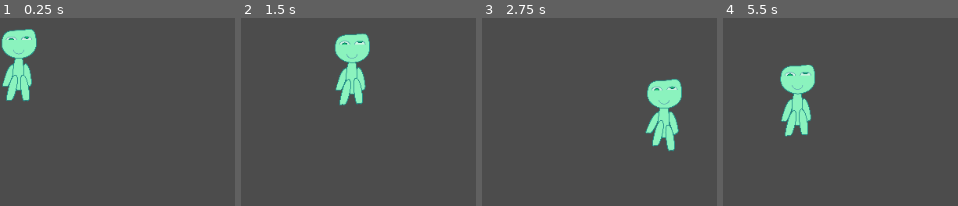
Above: before the commit, frames 1-4 (left to right).
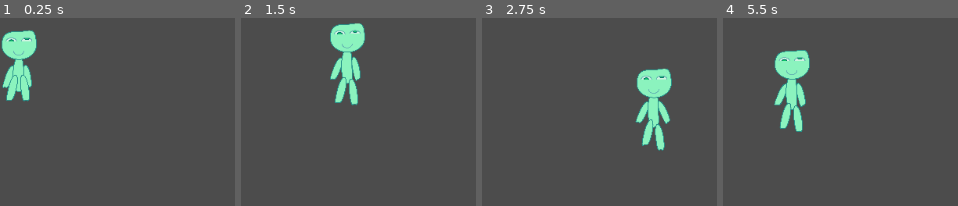
Above: after the commit, the same moments.

Repository: AGarciaNY/impossible_five_game_jam2023
Game: Godot game, scene res://SkeletonPlayer.tscn
The game is run twice, just before and just after one commit, with the same random seed, the same clock (stepped at 60 frames per second) and the same inputs. This scene is started directly instead of the project's main scene.
Inputs:
- Up to frame 1 (0.25 s): no input
- Up to frame 2 (1.5 s): tap Enter at 0.5 s; hold Right (ui_right) 0.53-1.28 s; hold Shift (ui_sprint) 0.53-1.28 s; tap Ctrl (ui_crouch, bound only after the commit) at 0.8, 1.35 s; hold Down (ui_down) from 1.28 s (still down)
- Up to frame 3 (2.75 s): tap Shift (ui_sprint) at 1.55 s; release Down (ui_down) at 2.03 s; hold Right (ui_right) from 2.03 s (still down); hold Shift (ui_sprint) from 2.03 s (still down); tap Ctrl (ui_crouch, bound only after the commit) at 2.3 s
- Up to frame 4 (5.5 s): release Right (ui_right) at 2.78 s; release Shift (ui_sprint) at 2.78 s; hold Up (ui_up) 2.78-3.53 s; tap Ctrl (ui_crouch, bound only after the commit) at 2.85, 3.8, 4.35, 5.3 s; tap Shift (ui_sprint) at 3.05, 4.55 s; hold Shift (ui_sprint) 3.53-4.28 s; hold Left (ui_left) 3.53-5.03 s; hold Down (ui_down) from 5.03 s (still down); hold Shift (ui_sprint) from 5.03 s (still down)

The runs differ from the first frame. In frame 1, 0.9% of the frame differs, in the area x 0-16%, y 5-40%; in frame 2, 4.2%; in frame 3, 4.9%, in the area x 65-86%, y 26-71%; in frame 4, 4.5%.

Commit message:
player movement and crouch animation

Diff:
--- a/SkeletonPlayer.gd
+++ b/SkeletonPlayer.gd
@@ -5,6 +5,7 @@
 const FRICTION = 1000
 var velocity = Vector2.ZERO
 var isSprinting = false
+var isCrouching = false
 var money = 0
 onready var animationPlayer = $AnimationPlayer
 
@@ -21,8 +22,14 @@
 	input_vector.x = Input.get_action_strength("ui_right") - Input.get_action_strength("ui_left")
 	input_vector.y = Input.get_action_strength("ui_down") - Input.get_action_strength("ui_up")
 	input_vector = input_vector.normalized()
-#	Input.is_action_pressed()
-	if input_vector != Vector2.ZERO:
+
+	#sprinting logic
+	isSprinting = Input.is_action_pressed("ui_sprint")
+	isCrouching = Input.is_action_pressed("ui_crouch")
+
+	if isCrouching:
+		state = CROUCH
+	elif input_vector != Vector2.ZERO:
 		state = WALK
 	else:
 		state = STAY
@@ -31,11 +38,21 @@
 		STAY:
 			animationPlayer.play("Idle")
 			velocity = velocity.move_toward(Vector2.ZERO, FRICTION * delta)
+		CROUCH:
+			if Input.is_action_just_released("ui_sprint"):
+				isSprinting = false
+			if Input.is_action_just_pressed("ui_crouch"):
+				animationPlayer.play("Crouch")
+			if Input.is_action_just_released("ui_crouch"):
+				isCrouching = false
+
+			if isSprinting:
+				velocity = velocity.move_toward(input_vector * MAX_SPEED * .8, ACCELERATION * delta)
+			else:
+				velocity = velocity.move_toward(input_vector * MAX_SPEED * .5, ACCELERATION * delta)
 		WALK:
 			#animation logic
 			animationPlayer.play("Walk")
-			#sprinting logic
-			isSprinting = Input.is_action_pressed("ui_sprint")
 			if Input.is_action_just_released("ui_sprint"):
 				isSprinting = false
 
--- a/SkeletonPlayer.tscn
+++ b/SkeletonPlayer.tscn
@@ -403,24 +403,24 @@
 rest = Transform2D( 1, 0, 0, 1, 236.608, 727.99 )
 
 [node name="chest" type="Bone2D" parent="Skeleton2D/hip"]
-position = Vector2( -0.389323, -50.6615 )
+position = Vector2( -0.177433, -35.1933 )
 rest = Transform2D( 1, 0, 0, 1, -2.29633, -189.875 )
 
 [node name="Head" type="Bone2D" parent="Skeleton2D/hip/chest"]
-position = Vector2( -5.30493, -166.419 )
+position = Vector2( 5.28967, -47.7591 )
 rotation = -1.5708
 rest = Transform2D( -4.37114e-08, -1, 1, -4.37114e-08, -5.30493, -166.419 )
 default_length = 168.0
 
 [node name="Arm_Left" type="Bone2D" parent="Skeleton2D/hip/chest"]
 position = Vector2( -88.4966, -34.4869 )
-rotation = -4.29875
+rotation = -3.55049
 rest = Transform2D( -0.401948, 0.915663, -0.915663, -0.401948, -88.4966, -34.4869 )
 default_length = 179.0
 
 [node name="Arm_Right" type="Bone2D" parent="Skeleton2D/hip/chest"]
-position = Vector2( 118.13, -16.848 )
-rotation = -4.82741
+position = Vector2( 130.844, -35.9184 )
+rotation = -5.85336
 rest = Transform2D( 0.114762, 0.993393, -0.993393, 0.114762, 118.13, -16.848 )
 default_length = 179.0
 
@@ -444,3 +444,7 @@
 [node name="CollisionShape2D" type="CollisionShape2D" parent="."]
 position = Vector2( 226.292, 708.135 )
 shape = SubResource( 3 )
+
+[node name="Camera2D" type="Camera2D" parent="."]
+position = Vector2( 226.292, 708.135 )
+scale = Vector2( 1, 1 )
--- a/kitchen/kitchen.tscn
+++ b/kitchen/kitchen.tscn
@@ -81,11 +81,10 @@
 [sub_resource type="RectangleShape2D" id=5]
 extents = Vector2( 78.6038, 537.698 )
 
-[sub_resource type="StreamTexture" id=7]
+[sub_resource type="StreamTexture" id=6]
 flags = 4
-load_path = "res://.import/1kitchen.png-9af0c8563d760aadf9a7183a1d9cb13c.stex"
-
-[sub_resource type="AnimatedTexture" id=6]
+
+[sub_resource type="AnimatedTexture" id=7]
 
 [node name="Node" type="Node"]
 __meta__ = {
@@ -526,6 +525,6 @@
 [node name="Sprite" type="Sprite" parent="."]
 position = Vector2( -645, 43 )
 scale = Vector2( 1.9, 1.265 )
-texture = SubResource( 7 )
-normal_map = SubResource( 6 )
+texture = SubResource( 6 )
+normal_map = SubResource( 7 )
 region_rect = Rect2( 46, 27, 11, 3 )
--- a/project.godot
+++ b/project.godot
@@ -29,6 +29,11 @@
 "events": [ Object(InputEventKey,"resource_local_to_scene":false,"resource_name":"","device":0,"alt":false,"shift":false,"control":false,"meta":false,"command":false,"pressed":false,"scancode":16777237,"unicode":0,"echo":false,"script":null)
  ]
 }
+ui_crouch={
+"deadzone": 0.5,
+"events": [ Object(InputEventKey,"resource_local_to_scene":false,"resource_name":"","device":0,"alt":false,"shift":false,"control":false,"meta":false,"command":false,"pressed":false,"scancode":16777238,"unicode":0,"echo":false,"script":null)
+ ]
+}
 
 [physics]
 
